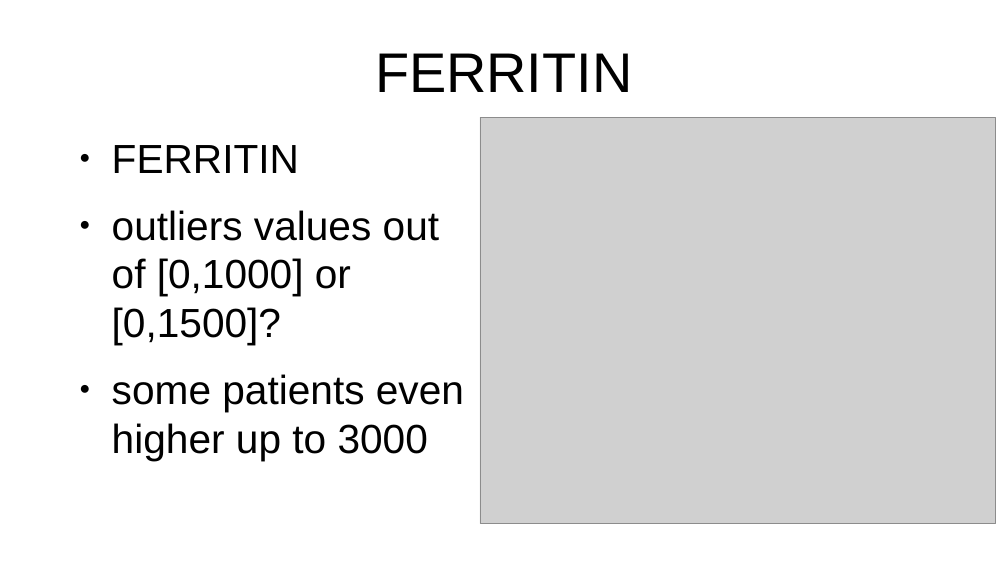
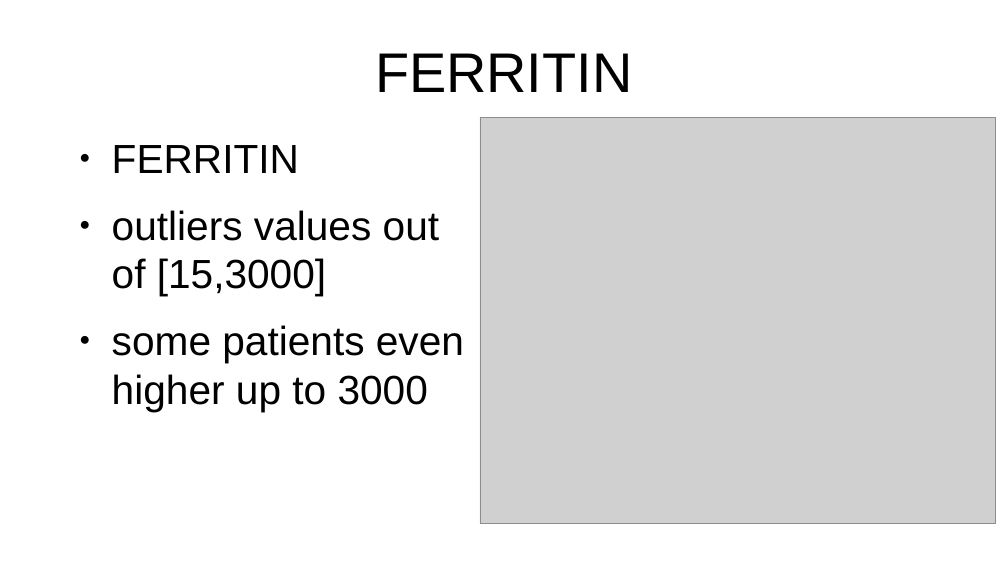
Before and after one commit to Carlosbgdlv/TFG, a slide deck: slide 15 of EDA/outlier_detection.pptx. Drawn at 1008x567 pixels with LibreOffice and Linux fonts; fonts in the diff are those of the drawing; grey boxes stand for pictures. Boxes give left, top, right and bottom in pixels: in the first picture for what was removed or moved away, otherwise in the second. Text is boxed around its words. In the diff, an @@ line names an element or a change of style, - is before the commit and + after.

Commit message:
Change outliers limits

```diff
--- a/EDA/outlier_detection.pptx
+++ b/EDA/outlier_detection.pptx
@@ text at [112, 210, 439, 296]: text changed @@
-● outliers values out of [0,1000] or [0,1500]?
+● outliers values out of [15,3000]
```
Also in this commit, not shown: 15 other slides changed, 1 other file.
